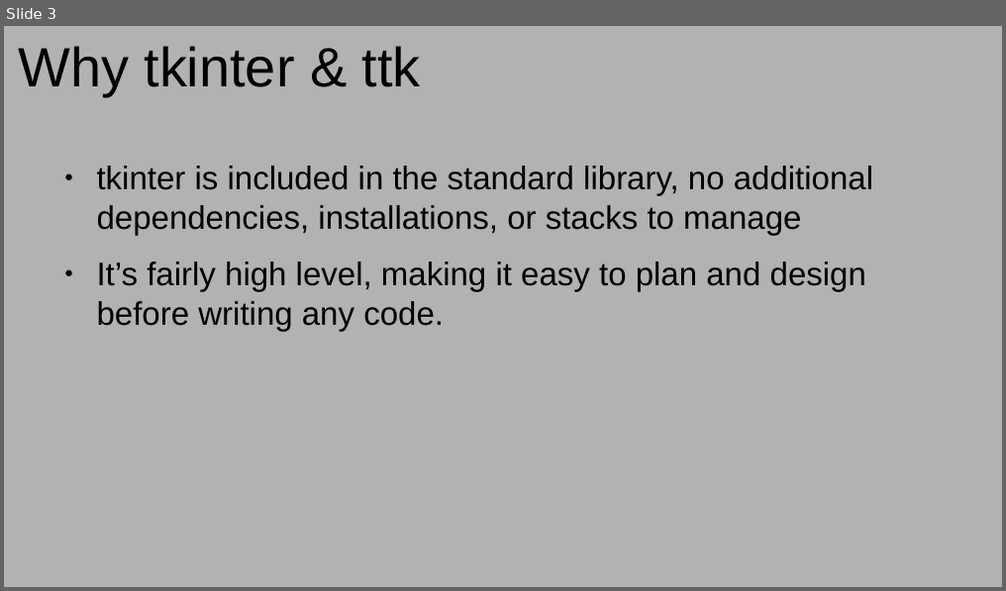
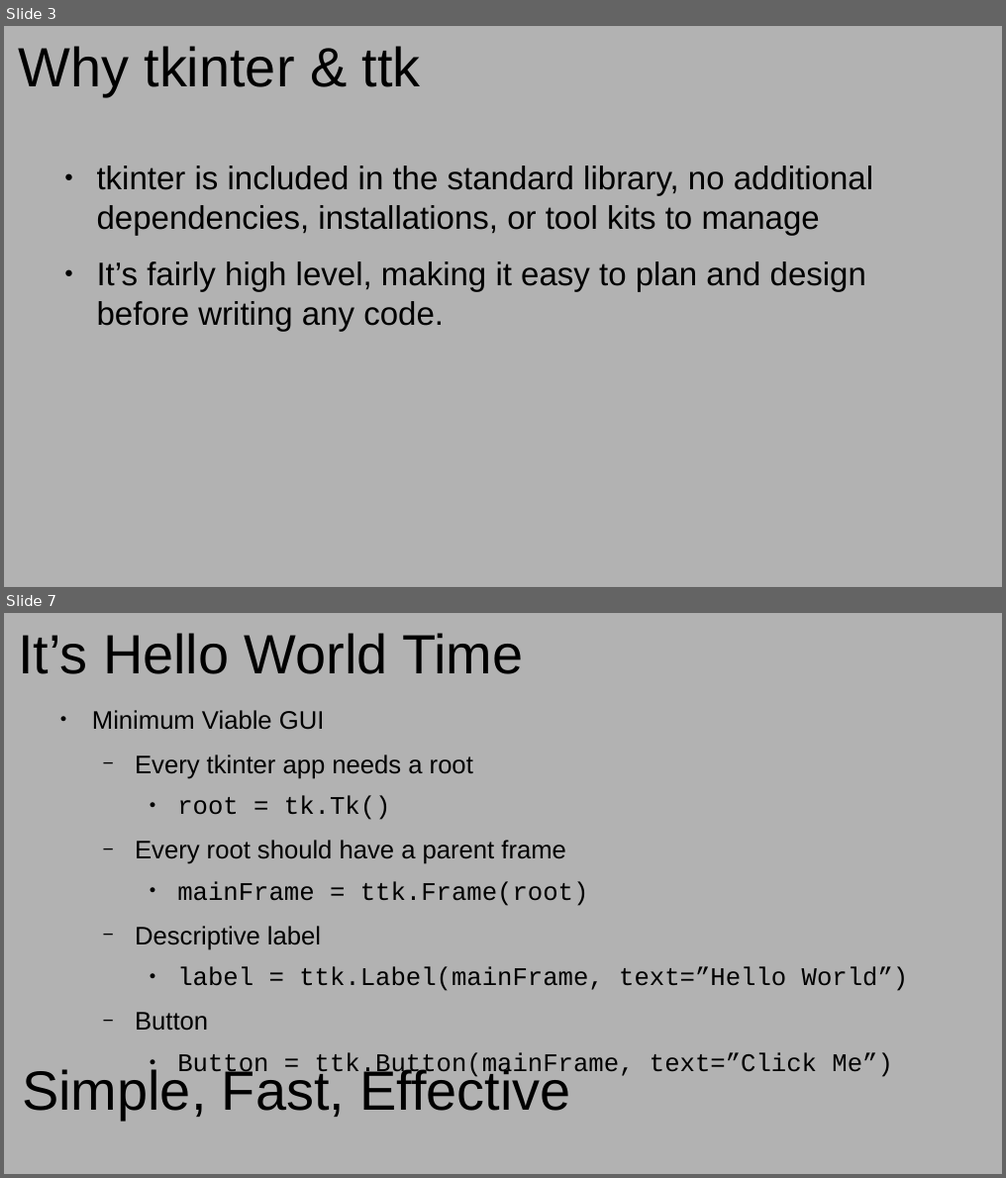
Before and after one commit to kstrckr/Heat_Pype, a slide deck: Give them a GUI slides.odp. Shown one above the other, each under a label of ours: slide 3 before the commit, slides 3 and 7 after it; the slides between them are not shown. The pictures are 1006x591 and 1006x1178 pixels, drawn with LibreOffice and Linux fonts; fonts in the diff are those of the drawing. Boxes give left, top, right and bottom in pixels: in the first picture for what was removed or moved away, otherwise in the second. Text is boxed around its words. In the diff, an @@ line names an element or a change of style, - is before the commit and + after.

```diff
--- a/Give them a GUI slides.odp
+++ b/Give them a GUI slides.odp
@@ slide 7 added at bbox=[4, 613, 1002, 1174], background #B2B2B2 @@
@@ title added at bbox=[18, 633, 523, 674], 44 pt, text #000000 @@
+It’s Hello World Time
@@ text added at bbox=[92, 710, 909, 1079], 20.1 pt, text #000000 @@
+● Minimum Viable GUI
+  − Every tkinter app needs a root
+    ● root = tk.Tk()
+  − Every root should have a parent frame
+    ● mainFrame = ttk.Frame(root)
+  − Descriptive label
+    ● label = ttk.Label(mainFrame, text=”Hello World”)
+  − Button
+    ● Button = ttk.Button(mainFrame, text=”Click Me”)
@@ title added at bbox=[22, 1066, 571, 1120], 44 pt, text #000000 @@
+Simple, Fast, Effective
@@ slide 3 changed as well @@
@@ text at bbox=[97, 166, 873, 235]: text changed @@
-● tkinter is included in the standard library, no additional dependencies, installations, or stacks to manage
+● tkinter is included in the standard library, no additional dependencies, installations, or tool kits to manage
```
Also in this commit, not shown: 2 other slides changed, 5 other slides added, 1 slide removed, 1 other file.
